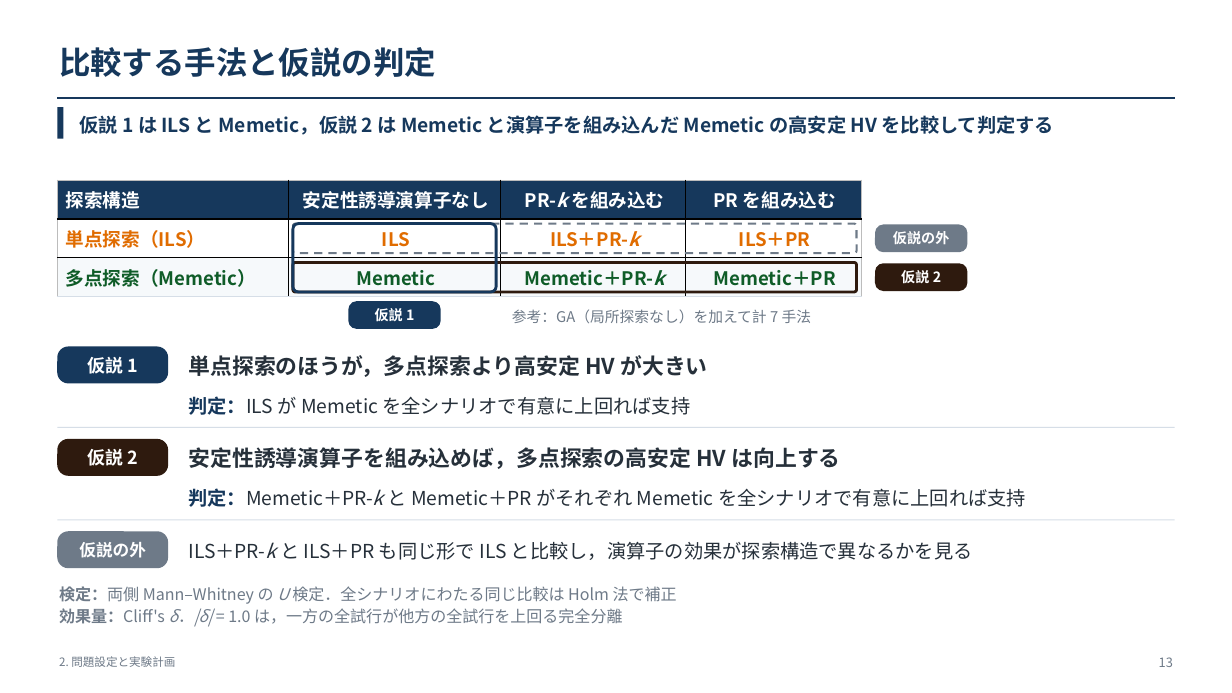
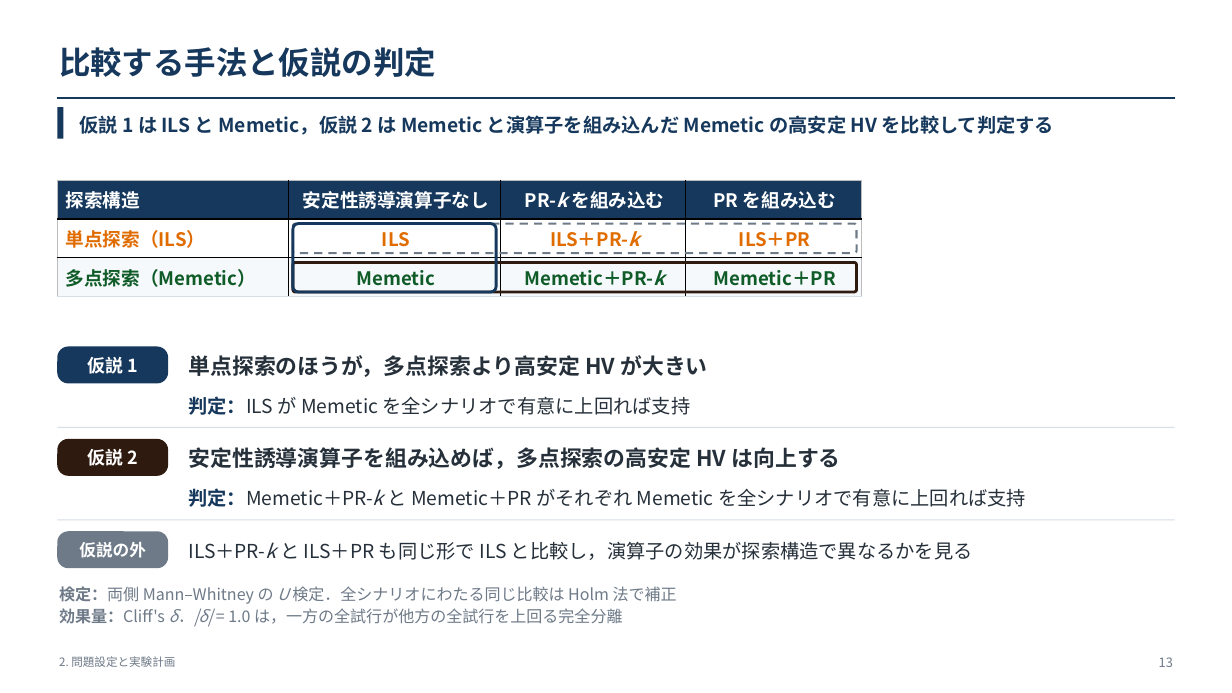
Before and after one commit to kitotakumi/stability_scheduling, a slide deck: slide 13 of doc/presentation_materials/JIMA2026fall_発表.pptx. Drawn at 1232x693 pixels with LibreOffice and Linux fonts; fonts in the diff are those of the drawing. Boxes give left, top, right and bottom in pixels: in the first picture for what was removed or moved away, otherwise in the second. Text is boxed around its words. In the diff, an @@ line names an element or a change of style, - is before the commit and + after.

```diff
--- a/doc/presentation_materials/JIMA2026fall_発表.pptx
+++ b/doc/presentation_materials/JIMA2026fall_発表.pptx
@@ rounded rectangle removed at <box>875,225,968,252</box> @@
-仮説の外
@@ rounded rectangle removed at <box>875,263,968,291</box> @@
-仮説 2
@@ rounded rectangle removed at <box>348,301,441,329</box> @@
-仮説 1
@@ text removed at <box>512,309,812,323</box> @@
-参考：GA（局所探索なし）を加えて計 7 手法
```
Also in this commit, not shown: 7 other slides changed, 4 other files.
